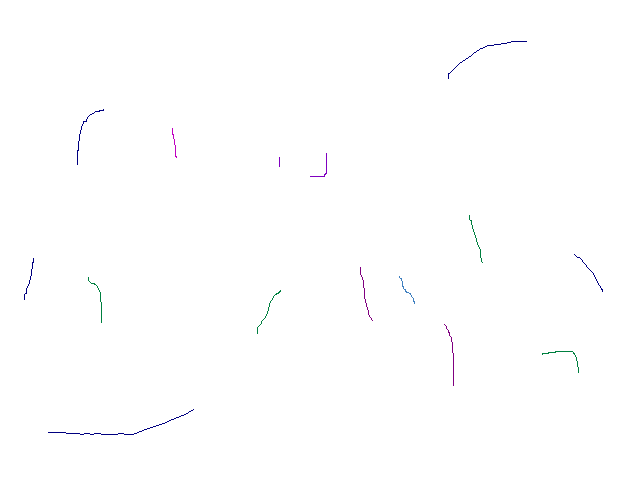
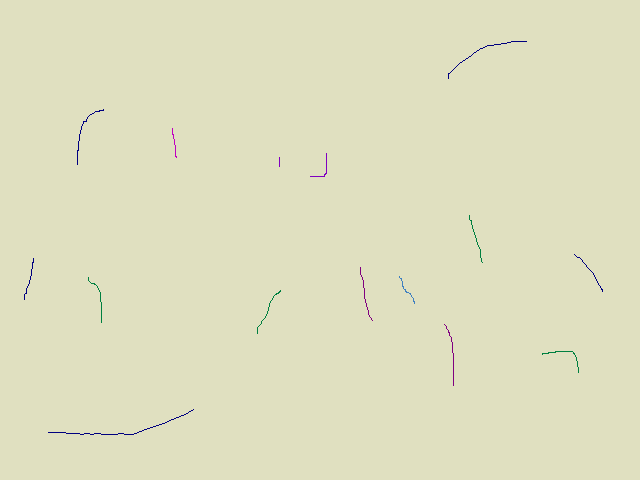
The second 640 × 480 image is a revision of the first. Changes to its layers:
painted on "Background" over [0, 0, 640, 480]
painted on "23_KitchenLow.png" over [0, 0, 640, 480]
